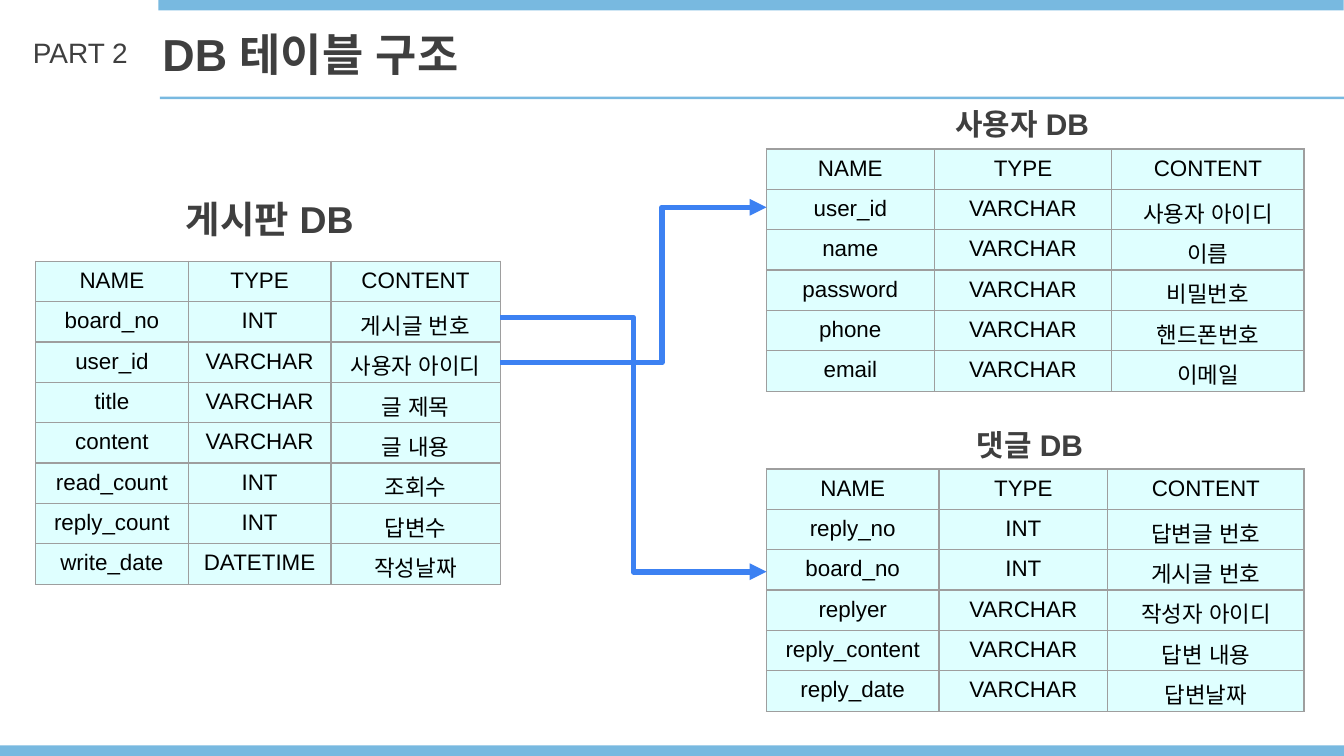
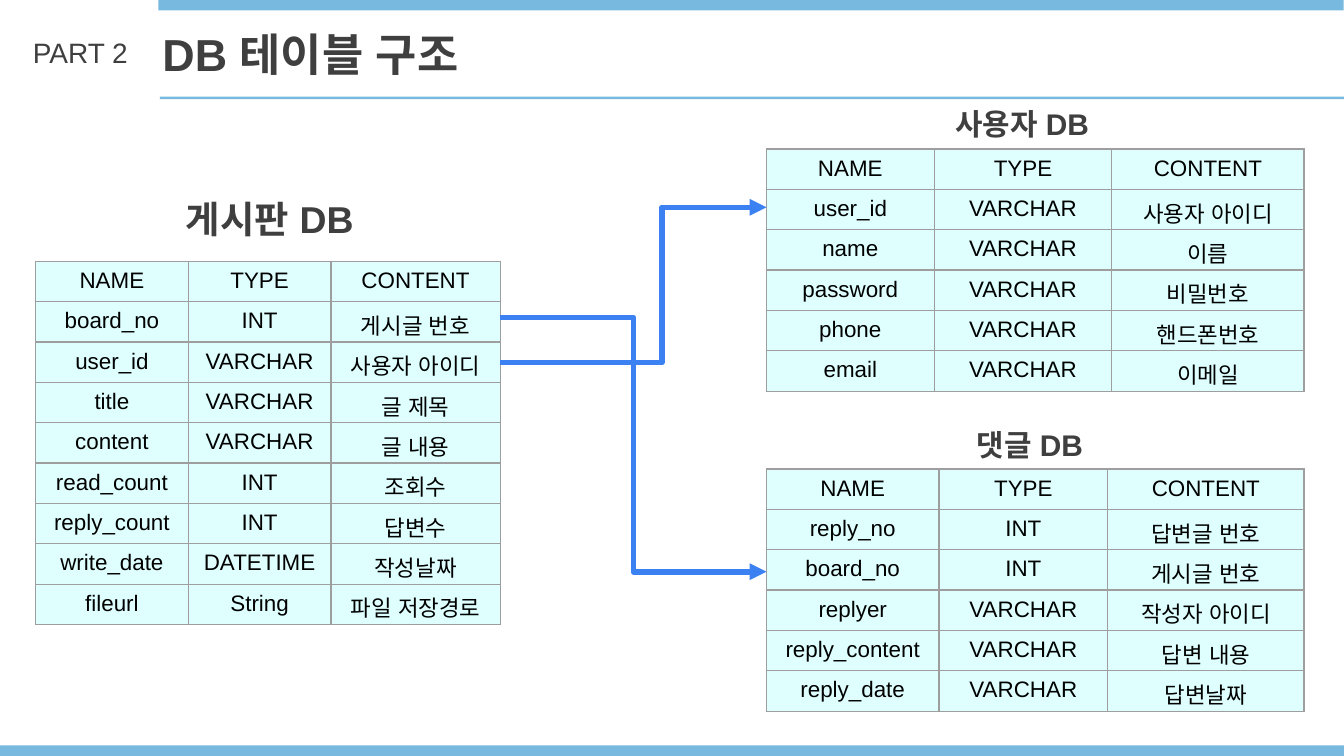
Before and after one commit to JinSuJinSu/posco_servlet-jsp, a slide deck: slide 7 of 게시판 미니프로젝트.pptx. Drawn at 1344x756 pixels with LibreOffice and Linux fonts; fonts in the diff are those of the drawing. Boxes give left, top, right and bottom in pixels: in the first picture for what was removed or moved away, otherwise in the second. Text is boxed around its words. In the diff, an @@ line names an element or a change of style, - is before the commit and + after.

```diff
--- a/게시판 미니프로젝트.pptx
+++ b/게시판 미니프로젝트.pptx
@@ table at <box>35,261,500,624</box> @@
+row 9: fileurl | String | 파일 저장경로
```
Also in this commit, not shown: 30 other files.
